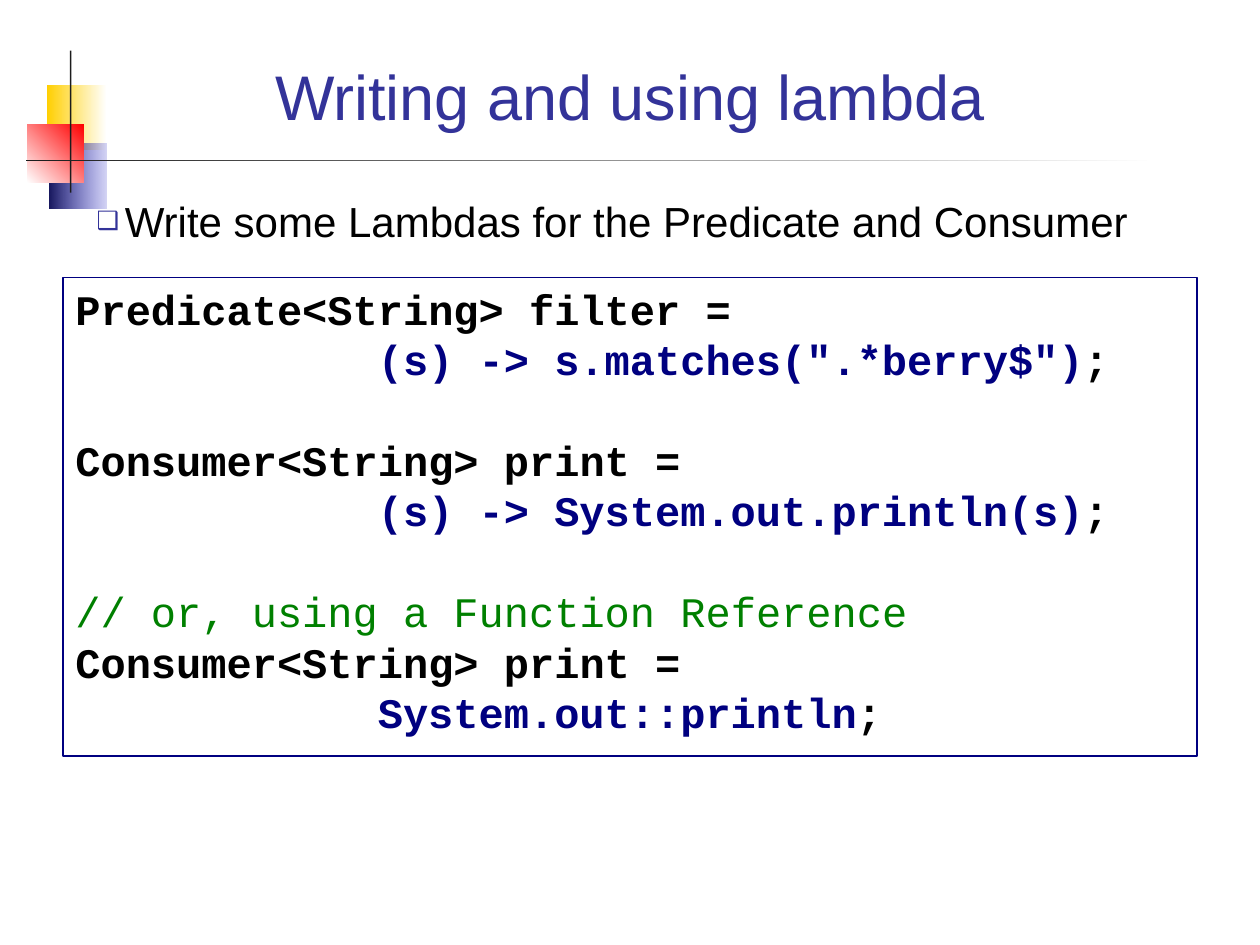
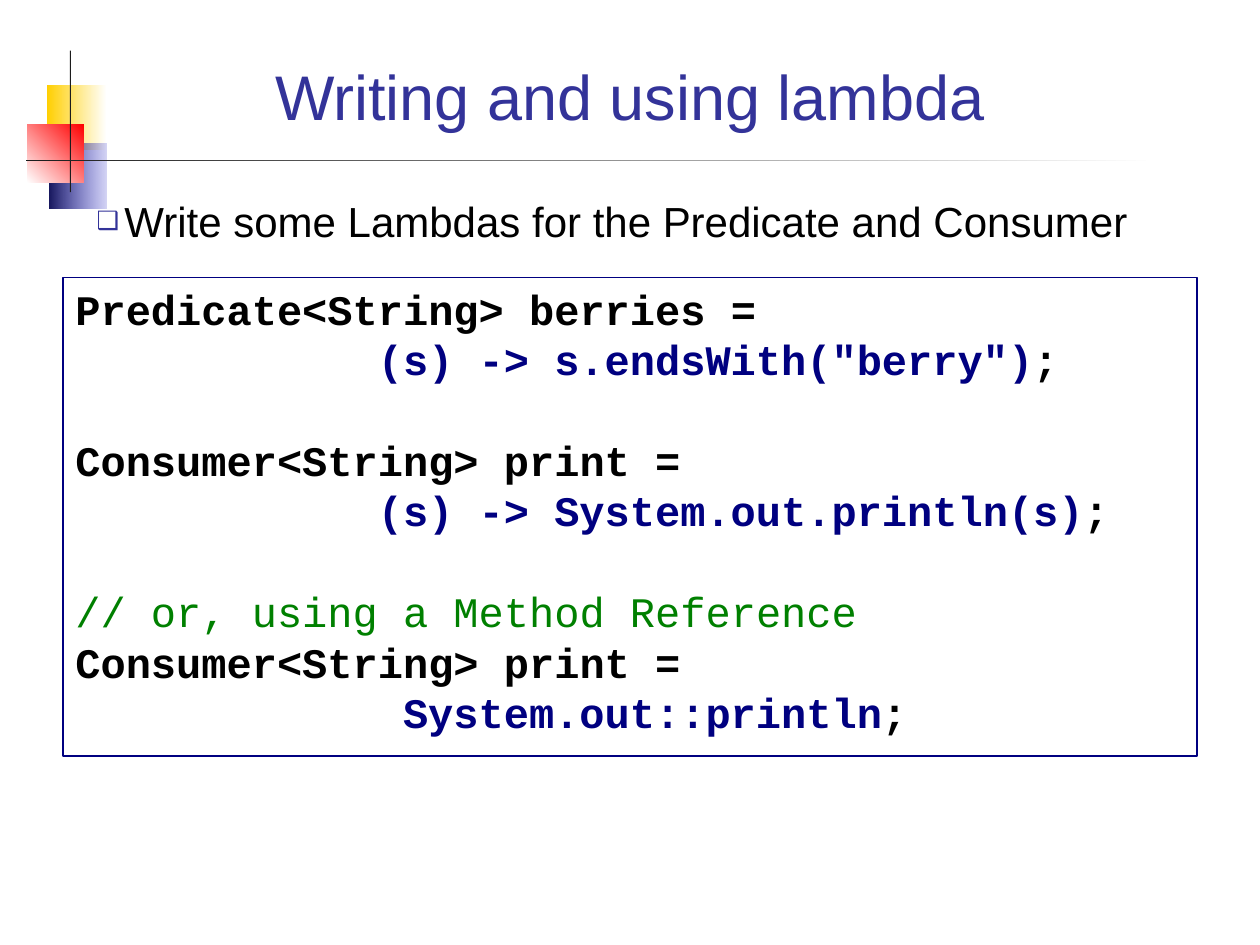
Before and after one commit to skeoop/skeoop.github.io, a slide deck: slide 10 of week14/Streams.ppt (slide 9 before the commit). Drawn at 1260x945 pixels with LibreOffice and Linux fonts; fonts in the diff are those of the drawing. Boxes give left, top, right and bottom in pixels: in the first picture for what was removed or moved away, otherwise in the second. Text is boxed around its words. In the diff, an @@ line names an element or a change of style, - is before the commit and + after.

```diff
--- a/week14/Streams.ppt
+++ b/week14/Streams.ppt
@@ text in rectangle at [75, 294, 1058, 384]: text changed; text colour #000080 to #000000 @@
-Predicate<String> filter =
-(s) -> s.matches(".*berry$");
+Predicate<String> berries =
+(s) -> s.endsWith("berry");
@@ text in rectangle at [151, 597, 857, 636]: text changed @@
-// or, using a Function Reference
+// or, using a Method Reference
```
Also in this commit, not shown: 9 other slides changed, 6 slides added, 2 other files.
